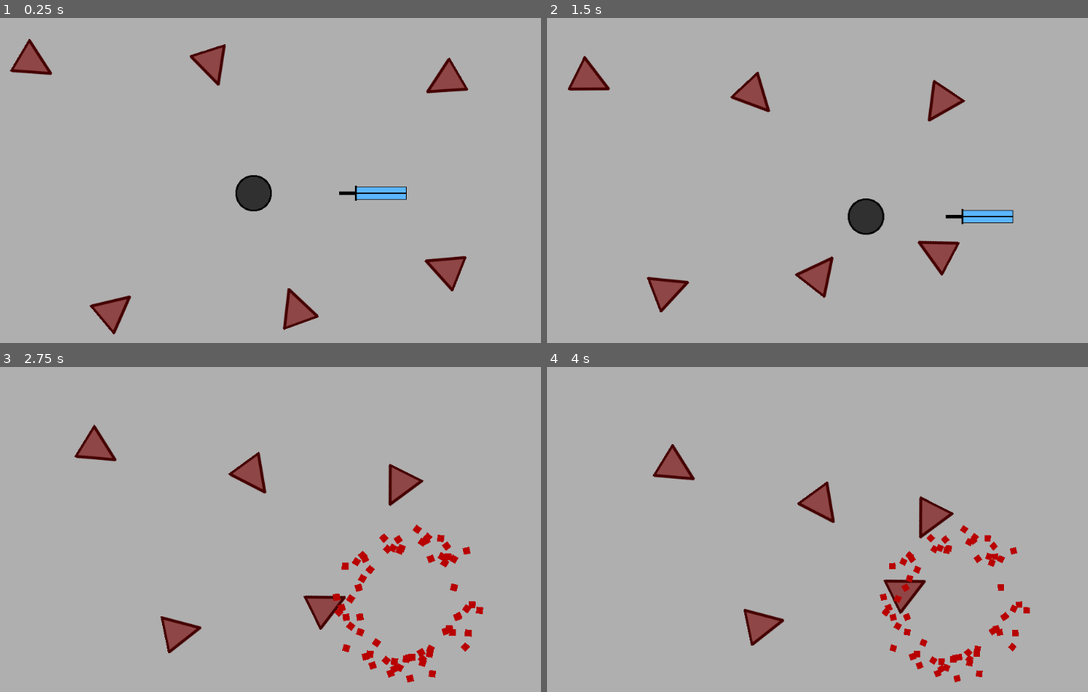
Above: before the commit, frames 1-4 (two rows, left to right).
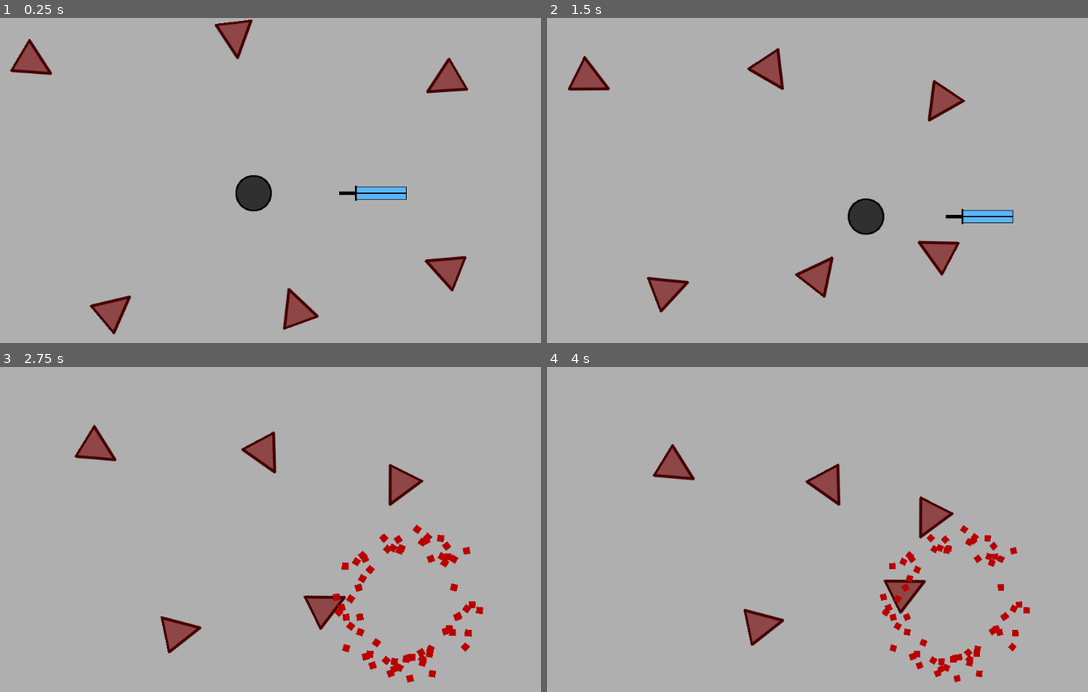
Above: after the commit, the same moments.

Repository: Izook/psychic-blade
Game: Godot game, scene res://scenes/Main.tscn
The game is run twice, just before and just after one commit, with the same random seed, the same clock (stepped at 60 frames per second) and the same inputs.
Inputs:
- Up to frame 1 (0.25 s): no input
- Up to frame 2 (1.5 s): hold Right (move_right) 0.53-1.28 s; hold S (pull_in) 0.53-1.28 s; hold Down (move_down) from 1.28 s (still down); tap W (push_out) at 1.35 s
- Up to frame 3 (2.75 s): release Down (move_down) at 2.03 s; hold Right (move_right) from 2.03 s (still down); hold S (pull_in) from 2.03 s (still down)
- Up to frame 4 (4 s): release Right (move_right) at 2.78 s; release S (pull_in) at 2.78 s; hold Up (move_up) 2.78-3.53 s; tap W (push_out) at 2.85 s; hold Left (move_left) from 3.53 s (still down); hold S (pull_in) from 3.53 s (still down)

The runs differ from the first frame. In frame 1, 0.9% of the frame differs, in the area x 35-47%, y 0-21%; in frame 2, 0.9%; in frame 3, 0.9%; in frame 4, 0.8%.
Error in both runs: Invalid get index 'position' (on base: 'previously freed instance'). (res://scripts/Enemy.gd:17)

Commit message:
Build and disable a polygon map

Diff:
--- a/scenes/Main.tscn
+++ b/scenes/Main.tscn
@@ -5,6 +5,56 @@
 
 [node name="Node2D" type="Node2D"]
 position = Vector2( 512.78, 303.006 )
+__meta__ = {
+"_edit_lock_": true
+}
+
+[node name="Map" type="Node2D" parent="."]
+visible = false
+
+[node name="OuterWall" type="StaticBody2D" parent="Map"]
+__meta__ = {
+"_edit_lock_": true
+}
+
+[node name="CollisionPolygon2D" type="CollisionPolygon2D" parent="Map/OuterWall"]
+polygon = PoolVector2Array( -20.1523, -873.623, -883.177, -579.954, -1419.57, 73.3076, -784.289, 720.576, 69.7461, 1029.23, 1058.63, 669.634, 1412.23, 13.3753, 908.798, -612.917, 15.8071, -873.623, 18.8037, -1053.42, 944.758, -801.704, 1651.96, -10.5976, 1217.45, 744.549, 117.692, 1188.05, -964.086, 903.37, -1668.29, 73.3076, -1044.99, -717.799, -44.1251, -1056.42 )
+disabled = true
+
+[node name="Polygon2D" type="Polygon2D" parent="Map/OuterWall"]
+color = Color( 0, 0, 0, 1 )
+polygon = PoolVector2Array( 18.8037, -1056.42, 15.8071, -876.619, 902.805, -618.91, 1412.23, 16.3719, 1064.62, 663.641, 72.7427, 1029.23, -781.292, 726.57, -1419.57, 79.3009, -886.174, -579.954, -20.1523, -876.619, -47.1218, -1059.41, -1044.99, -723.792, -1668.29, 70.311, -961.089, 897.377, 117.692, 1185.05, 1211.46, 741.553, 1645.97, -19.5874, 947.754, -804.7 )
+
+[node name="BallastThing" type="StaticBody2D" parent="Map"]
+
+[node name="CollisionPolygon2D" type="CollisionPolygon2D" parent="Map/BallastThing"]
+polygon = PoolVector2Array( -703.38, -196.388, -994.052, -31.5739, -943.109, 16.3719, -700.384, -88.5096, -628.465, 25.3618, -763.313, 208.155, -703.38, 271.084, -463.651, 46.3381 )
+disabled = true
+__meta__ = {
+"_edit_lock_": true
+}
+
+[node name="Polygon2D" type="Polygon2D" parent="Map/BallastThing"]
+color = Color( 0, 0, 0, 1 )
+polygon = PoolVector2Array( -985.062, -37.5672, -706.377, -190.394, -472.641, 43.3414, -703.38, 268.087, -760.316, 211.152, -634.458, 22.3652, -706.377, -85.513, -946.106, 16.3719 )
+__meta__ = {
+"_edit_lock_": true
+}
+
+[node name="BallastThing2" type="StaticBody2D" parent="Map"]
+position = Vector2( 671.242, -644.272 )
+rotation = -1.83259
+
+[node name="CollisionPolygon2D" type="CollisionPolygon2D" parent="Map/BallastThing2"]
+polygon = PoolVector2Array( -703.38, -196.388, -994.052, -31.5739, -943.109, 16.3719, -700.384, -88.5096, -628.465, 25.3618, -763.313, 208.155, -703.38, 271.084, -463.651, 46.3381 )
+disabled = true
+__meta__ = {
+"_edit_lock_": true
+}
+
+[node name="Polygon2D" type="Polygon2D" parent="Map/BallastThing2"]
+color = Color( 0, 0, 0, 1 )
+polygon = PoolVector2Array( -985.062, -37.5672, -706.377, -190.394, -472.641, 43.3414, -703.38, 268.087, -760.316, 211.152, -634.458, 22.3652, -706.377, -85.513, -946.106, 16.3719 )
 __meta__ = {
 "_edit_lock_": true
 }
@@ -25,7 +75,7 @@
 position = Vector2( 333.606, 131.754 )
 
 [node name="Enemy6" parent="." instance=ExtResource( 2 )]
-position = Vector2( -73.0204, -226.998 )
+position = Vector2( -32, -274.141 )
 
 [node name="Player" parent="." groups=[
 "players",
